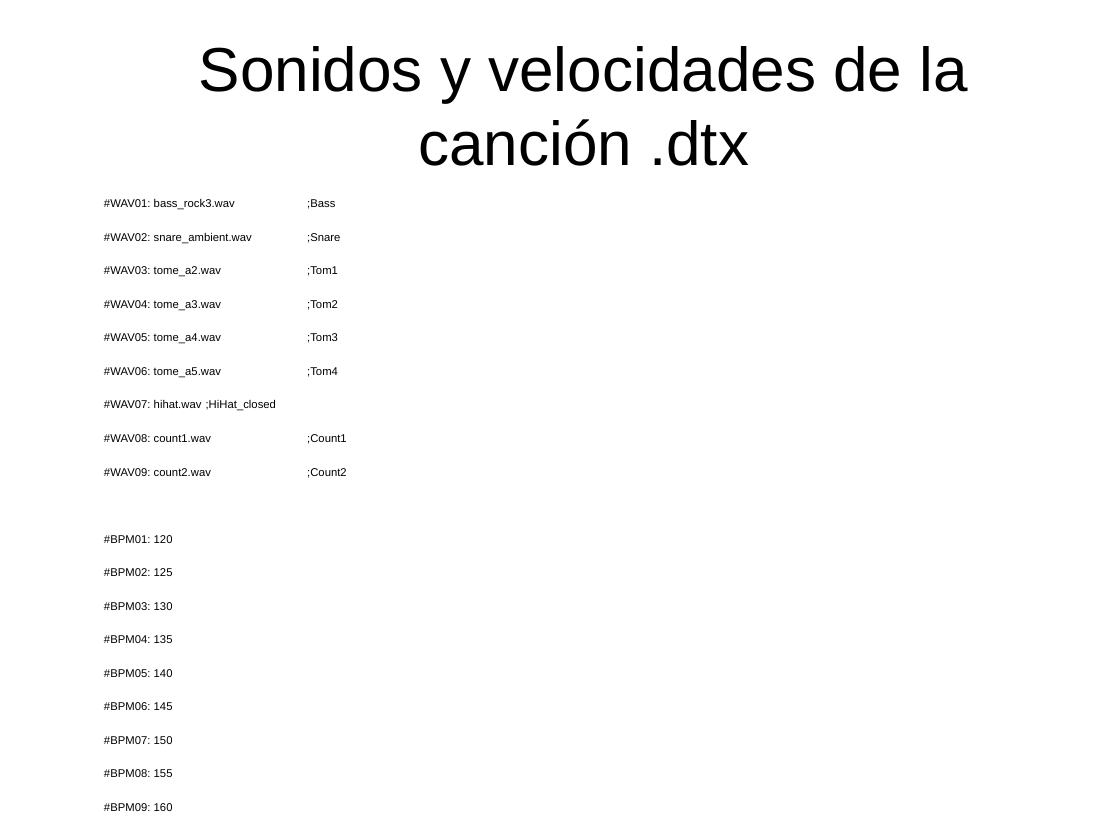
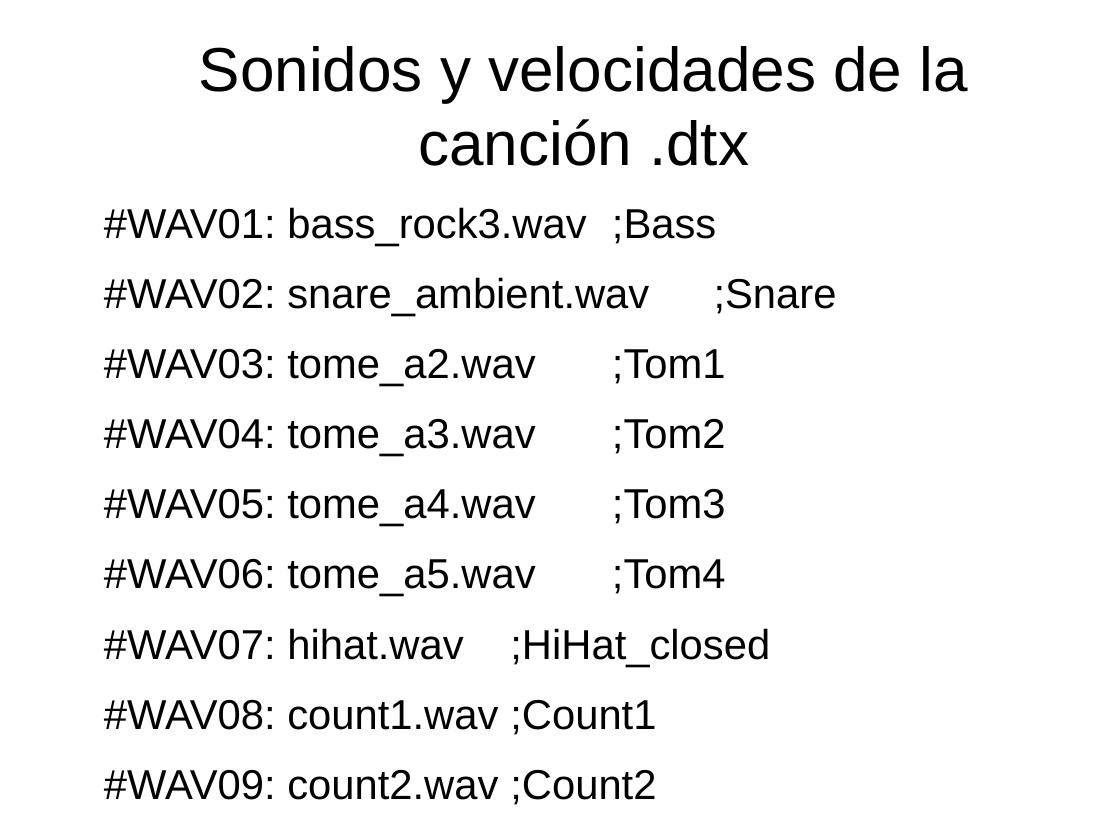
Before and after one commit to kapoira/pyDTX, a slide deck: slide 13 of Documentacion_proyecto/Presentacion pydtx.odp. Drawn at 1120x840 pixels with LibreOffice and Linux fonts; fonts in the diff are those of the drawing. Boxes give left, top, right and bottom in pixels: in the first picture for what was removed or moved away, otherwise in the second. Text is boxed around its words. In the diff, an @@ line names an element or a change of style, - is before the commit and + after.

```diff
--- a/Documentacion_proyecto/Presentacion pydtx.odp
+++ b/Documentacion_proyecto/Presentacion pydtx.odp
@@ text "#WAV01: bass_rock3.wav ;Bass" at (x1=104, y1=207, x2=837, y2=805): size 8 to 29.6 pt @@
@@ text at (x1=104, y1=535, x2=173, y2=811): paragraphs removed @@
-#BPM01: 120
-#BPM02: 125
-#BPM03: 130
-#BPM04: 135
-#BPM05: 140
-#BPM06: 145
-#BPM07: 150
-#BPM08: 155
-#BPM09: 160
```
Also in this commit, not shown: 1 other slide changed, 1 slide added, 7 other files.
